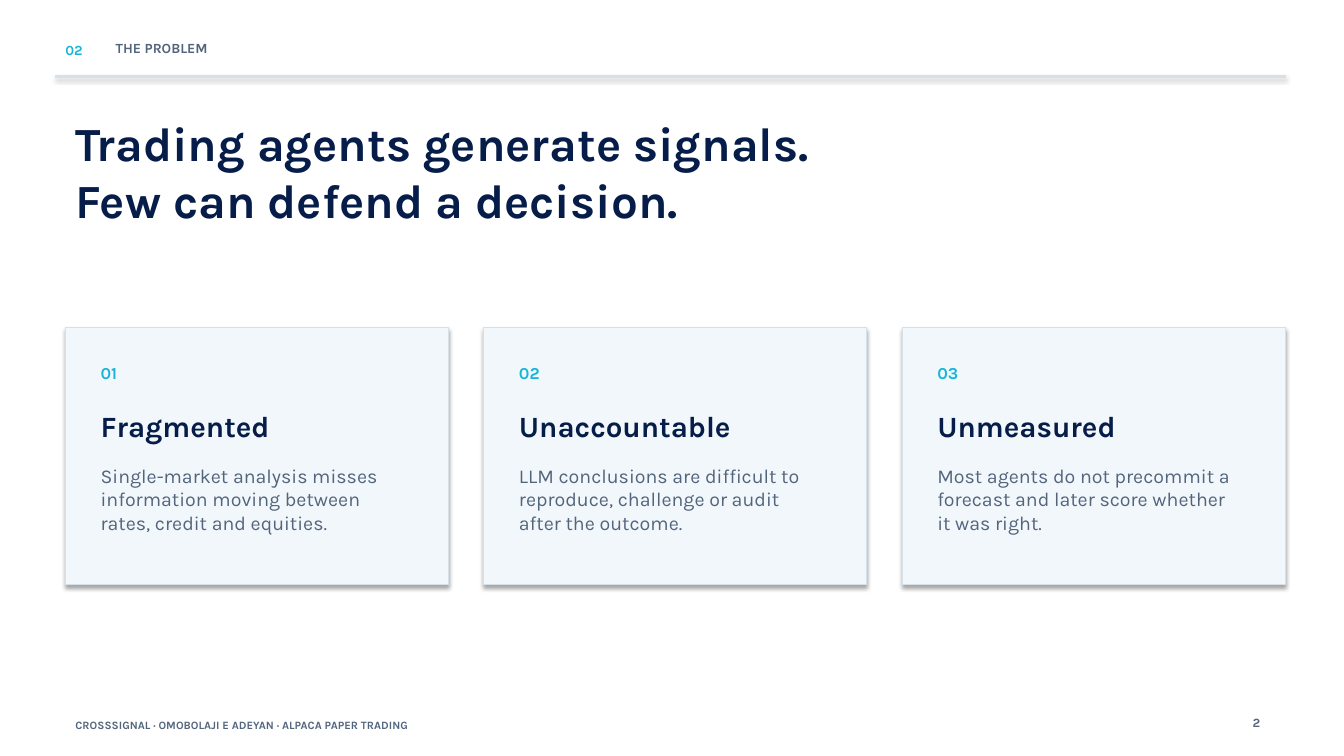
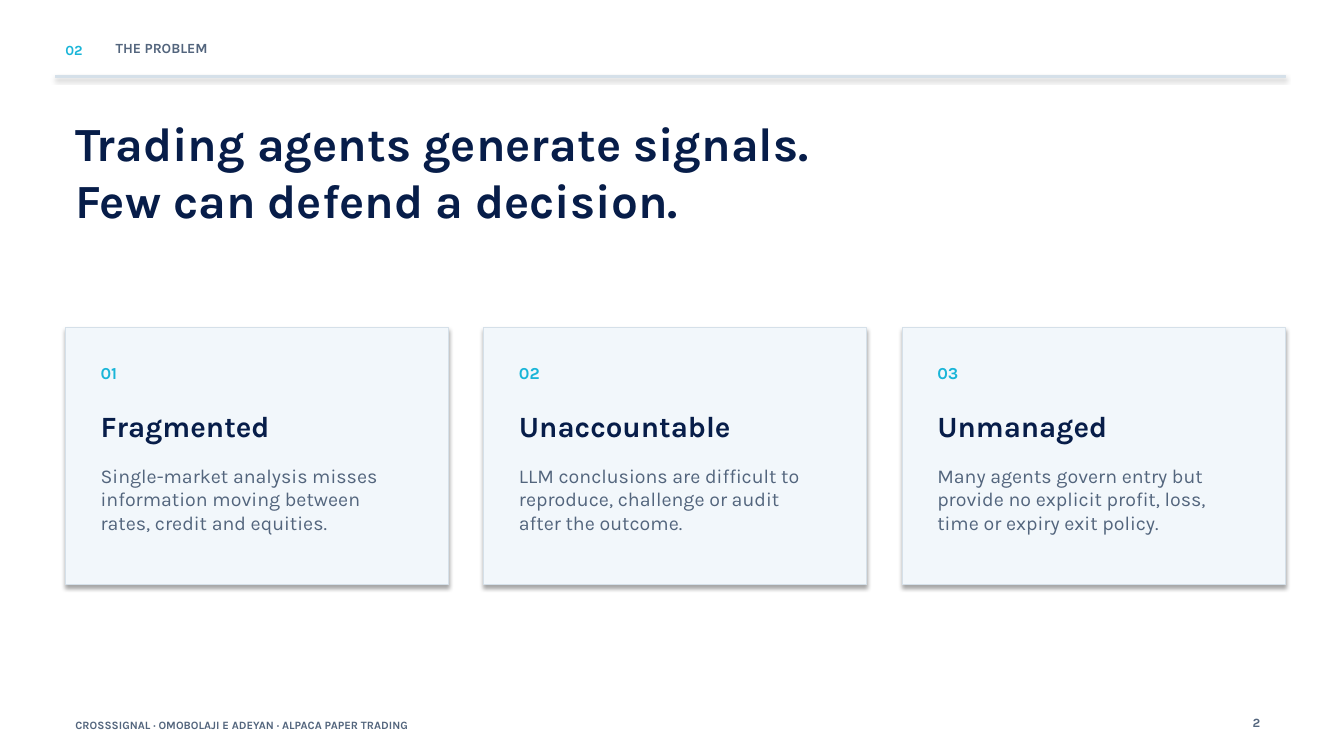
Before and after one commit to omobolajiadeyan/alpaca-cross-market-agent, a slide deck: slide 2 of submission/CrossSignal-Hackathon-Pitch-Final.pptx. Drawn at 1344x756 pixels with LibreOffice and Linux fonts; fonts in the diff are those of the drawing. Boxes give left, top, right and bottom in pixels: in the first picture for what was removed or moved away, otherwise in the second. Text is boxed around its words. In the diff, an @@ line names an element or a change of style, - is before the commit and + after.

```diff
--- a/submission/CrossSignal-Hackathon-Pitch-Final.pptx
+++ b/submission/CrossSignal-Hackathon-Pitch-Final.pptx
@@ text at bbox=[937, 417, 1107, 444]: text changed @@
-Unmeasured
+Unmanaged
@@ text at bbox=[937, 469, 1206, 535]: text changed @@
-Most agents do not precommit a forecast and later score whether it was right.
+Many agents govern entry but provide no explicit profit, loss, time or expiry exit policy.
```
Also in this commit, not shown: 4 other slides changed, 36 other files.
